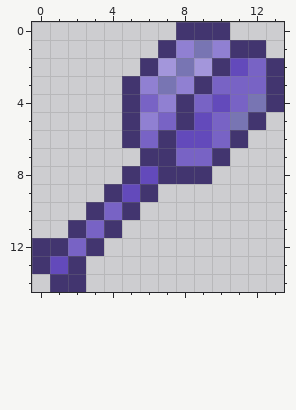
A pixel-art sprite gets an edit: CookieMod/Items/Food/DemonitePan.png. Above, as it was before the edit.
The file is 30x30 pixels, drawn in blocks of 2x2; one block is one cell here. The old version is drawn lined up with the new one, on the new canvas.
The result:
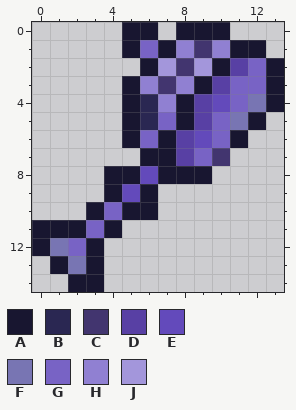
Palette (. is transparent): A #181630  B #2a2752  C #42356f  D #5840a4  E #634abb  F #7875b3  G #7863c5  H #9080d2  J #a396db
Edits made:
canvas 15x15 -> 14x15 (the part of the old canvas that was cut away was empty and is not shown)
Changed rows in their new state; - is an unchanged pixel.
first column x 0:
 0 -----AA-AAA---
 1 -----AGA-C-AA-
 2 ------A-C-AD-A
 3 -----A-C-AD--A
 4 -----AB-AD---A
 5 -----AB-AD--A-
 6 -----A-AD--A--
 7 ------AAD-----
 8 ----AA-AAA----
 9 ----A-A-------
10 ---A-AA-------
11 AAA-A---------
12 AF-A----------
13 .AFA----------
14 -.AA----------
